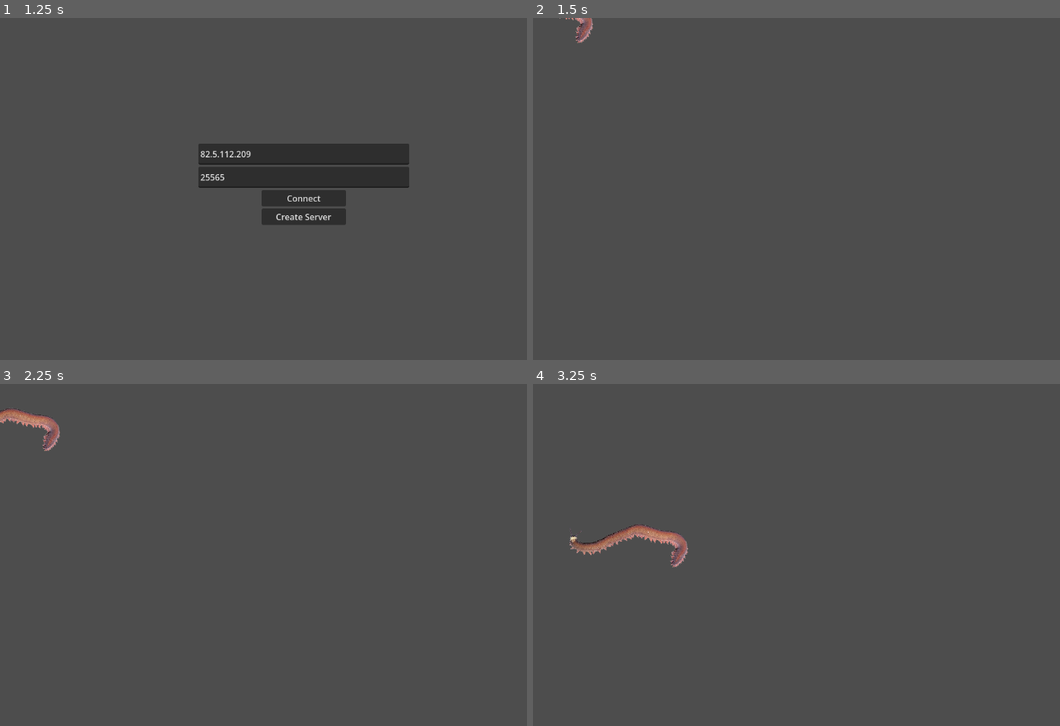
Above: before the commit, frames 1-4 (two rows, left to right).
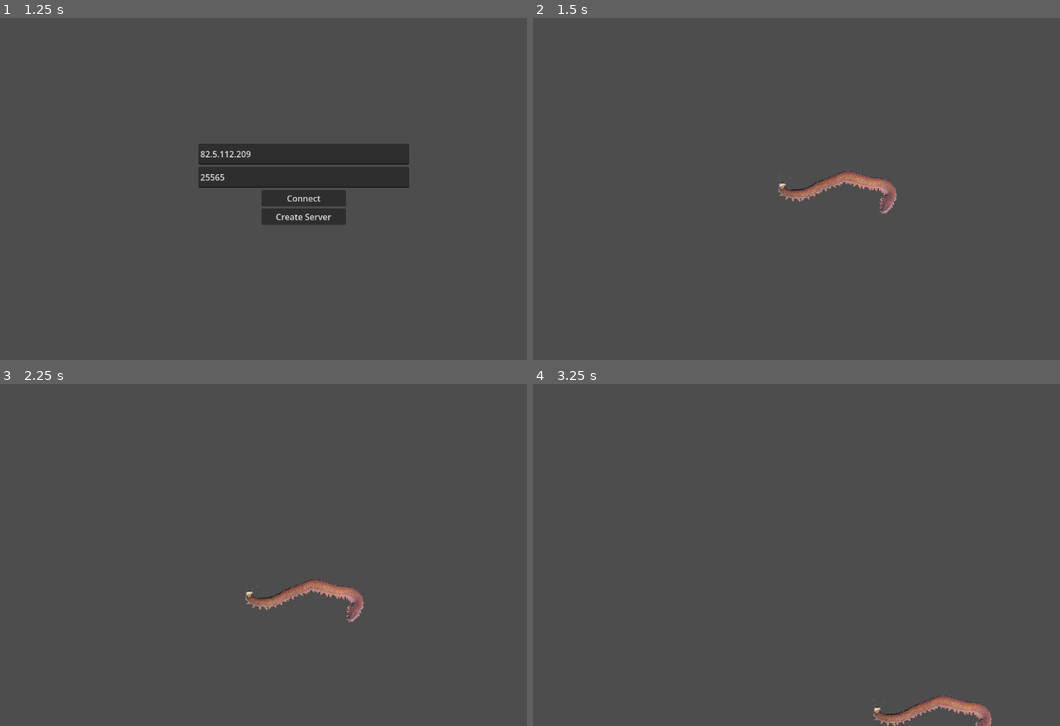
Above: after the commit, the same moments.

Repository: twright1999/godot_mp
Game: Godot game, scene res://scenes/game/scene_manager.tscn
Two runs of this game, one before a commit and one after it. Both use one fixed random seed, a clock stepped at 60 frames per second and the inputs below.
Inputs:
- Up to frame 1 (1.25 s): tap Enter at 0.5 s; hold Right (ui_right) from 0.53 s (still down)
- Up to frame 2 (1.5 s): release Right (ui_right) at 1.25 s; click "Create Server" at 1.25 s
- Up to frame 3 (2.25 s): tap Space at 2 s; hold Down (ui_down) from 2.03 s (still down)
- Up to frame 4 (3.25 s): release Down (ui_down) at 2.78 s; hold Right (ui_right) from 2.78 s (still down)

Frame 1 is identical in both runs. In frame 2, 1.0% of the frame differs, in the area x 5-70%, y 0-58%; in frame 3, 1.4%; in frame 4, 1.7%, in the area x 6-88%, y 40-100%.

Commit message:
Changed spawn position of worms (had trouble setting spawn position when adding as child to world). Disabled collision between each other.

Diff:
--- a/scenes/player/player.gd
+++ b/scenes/player/player.gd
@@ -5,6 +5,7 @@
 func _enter_tree() -> void:
 	# Peer id must match player name in order to control
 	set_multiplayer_authority(int(str(name)))
+	global_position = get_viewport_rect().size / 2
 
 func get_input():
 	var input_direction = Input.get_vector("ui_left", "ui_right", "ui_up", "ui_down")
--- a/scenes/player/player.tscn
+++ b/scenes/player/player.tscn
@@ -13,6 +13,7 @@
 properties/0/replication_mode = 1
 
 [node name="Player" type="CharacterBody2D" unique_id=1149543114]
+collision_layer = 2
 script = ExtResource("1_dovo2")
 
 [node name="CollisionShape2D" type="CollisionShape2D" parent="." unique_id=1145838883]
